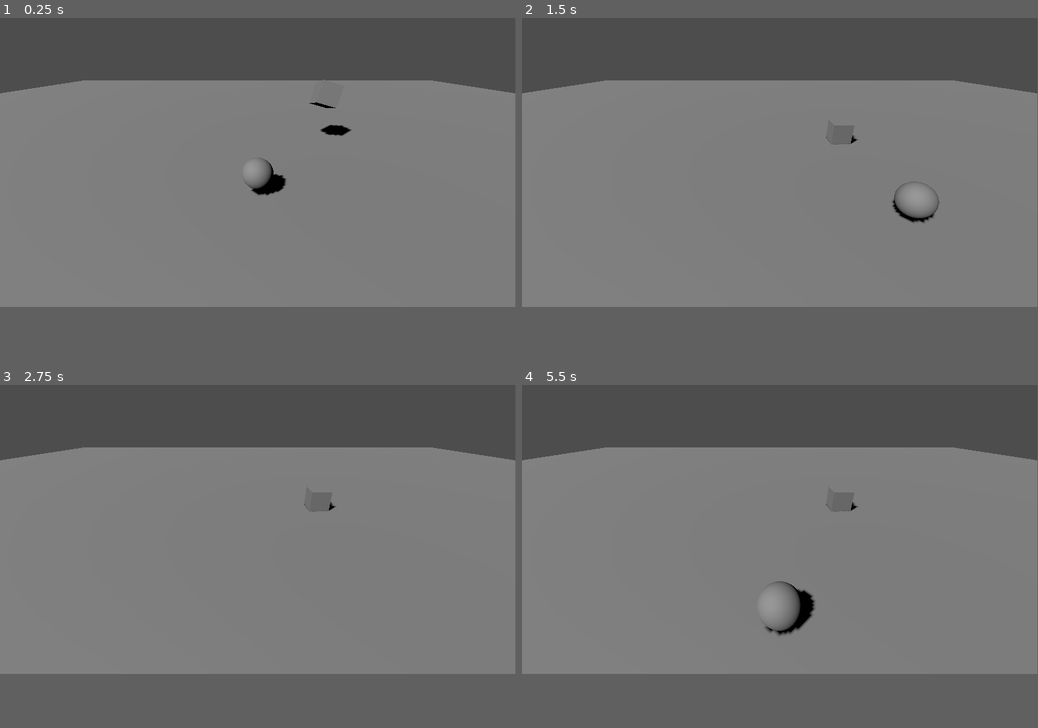
Above: before the commit, frames 1-4 (two rows, left to right).
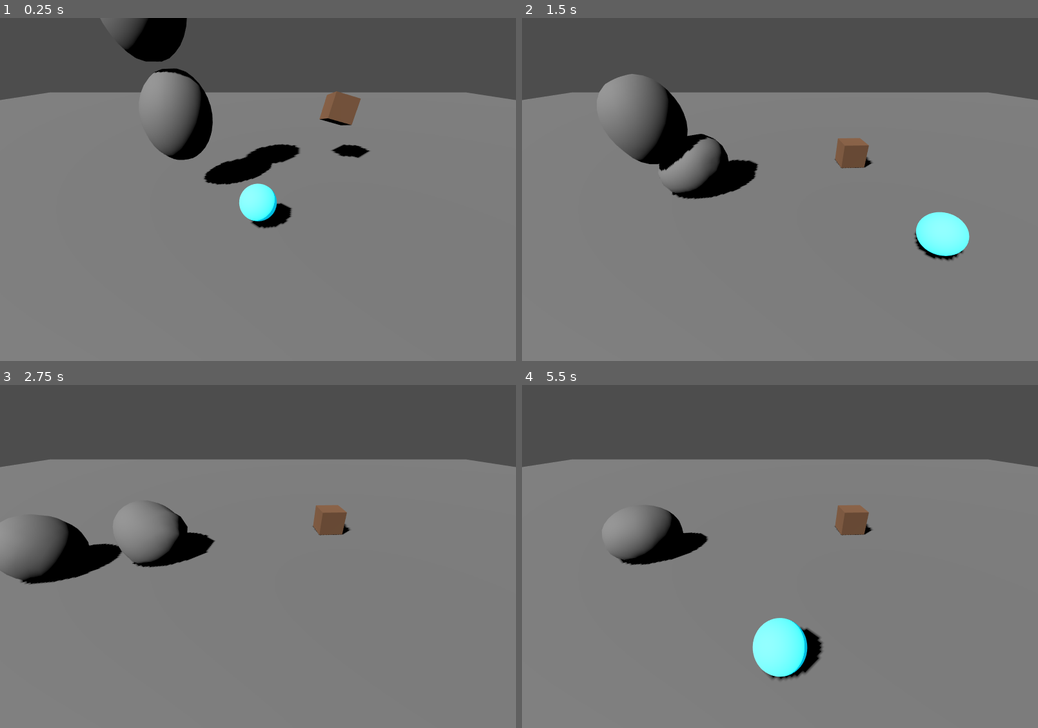
Above: after the commit, the same moments.

Repository: Unlimited-Development-Works/zorb-3
Game: Godot game, scene res://Scenes/test.tscn
The game is run twice, just before and just after one commit, with the same random seed, the same clock (stepped at 60 frames per second) and the same inputs.
Inputs:
- Up to frame 1 (0.25 s): no input
- Up to frame 2 (1.5 s): tap Enter (ui_accept) at 0.5, 0.77 s; hold Right (ui_right) 0.53-1.28 s; hold Down (ui_down) from 1.28 s (still down)
- Up to frame 3 (2.75 s): tap Enter (ui_accept) at 1.52 s; release Down (ui_down) at 2.03 s; hold Right (ui_right) from 2.03 s (still down)
- Up to frame 4 (5.5 s): release Right (ui_right) at 2.78 s; hold Up (ui_up) 2.78-3.53 s; tap Enter (ui_accept) at 3.02, 3.77, 4.52 s; hold Left (ui_left) 3.53-5.03 s; hold Down (ui_down) from 5.03 s (still down)
In our replay, the window is 799x449 before the commit and 800x533 after it. These sizes can differ from the game's own. Grey fills any space a smaller window leaves; there, only what the larger window draws over its background counts as a difference.

The runs differ from the first frame. In frame 1, 8.9% of the frame differs, in the area x 0-100%, y 0-62%; in frame 2, 8.5%; in frame 3, 7.3%; in frame 4, 7.5%.

Commit message:
add example soft bodies

Diff:
--- /dev/null
+++ b/Scenes/bobby.tscn
@@ -0,0 +1,19 @@
+[gd_scene load_steps=3 format=3 uid="uid://tdtfd0ptngjn"]
+
+[ext_resource type="ArrayMesh" uid="uid://dic1lik6uo6ch" path="res://Objects/zorb.obj" id="1_ig3sh"]
+
+[sub_resource type="SphereShape3D" id="SphereShape3D_pehn3"]
+radius = 0.845175
+
+[node name="Bobby" type="Node3D"]
+
+[node name="SoftBody3D" type="SoftBody3D" parent="."]
+mesh = ExtResource("1_ig3sh")
+total_mass = 1.01
+linear_stiffness = 0.1
+pressure_coefficient = 100.0
+
+[node name="RigidBody3D" type="RigidBody3D" parent="."]
+
+[node name="CollisionShape3D" type="CollisionShape3D" parent="RigidBody3D"]
+shape = SubResource("SphereShape3D_pehn3")
--- a/Scenes/box.tscn
+++ b/Scenes/box.tscn
@@ -1,8 +1,14 @@
-[gd_scene load_steps=3 format=3 uid="uid://2eh3nosun1t3"]
+[gd_scene load_steps=4 format=3 uid="uid://2eh3nosun1t3"]
 
 [sub_resource type="BoxShape3D" id="BoxShape3D_1gpe4"]
 
+[sub_resource type="StandardMaterial3D" id="StandardMaterial3D_ggnqi"]
+albedo_color = Color(0.688592, 0.492123, 0.354554, 1)
+metallic = 0.59
+metallic_specular = 0.53
+
 [sub_resource type="BoxMesh" id="BoxMesh_dsyfk"]
+material = SubResource("StandardMaterial3D_ggnqi")
 
 [node name="Box" type="RigidBody3D"]
 mass = 0.1
--- a/Scenes/test.tscn
+++ b/Scenes/test.tscn
@@ -1,7 +1,8 @@
-[gd_scene load_steps=5 format=3 uid="uid://chfby6taf7iy8"]
+[gd_scene load_steps=6 format=3 uid="uid://chfby6taf7iy8"]
 
 [ext_resource type="PackedScene" uid="uid://dcewyvm3lo1nu" path="res://Scenes/zorb.tscn" id="1_1jsm8"]
 [ext_resource type="PackedScene" uid="uid://2eh3nosun1t3" path="res://Scenes/box.tscn" id="2_ggj2q"]
+[ext_resource type="PackedScene" uid="uid://tdtfd0ptngjn" path="res://Scenes/bobby.tscn" id="3_iietq"]
 
 [sub_resource type="BoxShape3D" id="BoxShape3D_hcj3v"]
 size = Vector3(60, 2, 60)
@@ -33,3 +34,9 @@
 
 [node name="Box" parent="." instance=ExtResource("2_ggj2q")]
 transform = Transform3D(0.965926, 0.25, 0.0669873, -0.258819, 0.933013, 0.25, 0, -0.258819, 0.965926, 3.2692, 2.56261, -4.45823)
+
+[node name="Bobby" parent="." instance=ExtResource("3_iietq")]
+transform = Transform3D(1, 0, 0, 0, 1, 0, 0, 0, 1, -2.4271, 2.77652, -2.00379)
+
+[node name="Bobby" parent="Bobby" instance=ExtResource("3_iietq")]
+transform = Transform3D(1, 0, 0, 0, 1, 0, 0, 0, 1, -0.371567, 2.77652, 0.0667861)
--- a/Scenes/zorb.tscn
+++ b/Scenes/zorb.tscn
@@ -1,10 +1,18 @@
-[gd_scene load_steps=4 format=3 uid="uid://dcewyvm3lo1nu"]
+[gd_scene load_steps=5 format=3 uid="uid://dcewyvm3lo1nu"]
 
 [ext_resource type="Script" path="res://Scripts/Movement.gd" id="1_wtay1"]
 
 [sub_resource type="SphereShape3D" id="SphereShape3D_4akds"]
 
+[sub_resource type="StandardMaterial3D" id="StandardMaterial3D_2qmsi"]
+albedo_color = Color(0.678431, 1, 1, 1)
+metallic = 0.53
+roughness = 0.9
+emission_enabled = true
+emission = Color(3.08037e-06, 0.733235, 0.874191, 1)
+
 [sub_resource type="SphereMesh" id="SphereMesh_mg8o0"]
+material = SubResource("StandardMaterial3D_2qmsi")
 
 [node name="Zorb" type="CharacterBody3D"]
 script = ExtResource("1_wtay1")
--- a/project.godot
+++ b/project.godot
@@ -15,7 +15,19 @@
 config/features=PackedStringArray("4.3", "GL Compatibility")
 config/icon="res://icon.svg"
 
+[display]
+
+window/size/viewport_width=1800
+window/size/viewport_height=1200
+
+[physics]
+
+3d/physics_engine="JoltPhysics3D"
+
 [rendering]
 
 renderer/rendering_method="gl_compatibility"
 renderer/rendering_method.mobile="gl_compatibility"
+anti_aliasing/quality/msaa_2d=3
+anti_aliasing/quality/msaa_3d=3
+anti_aliasing/quality/screen_space_aa=1
Not shown, added: Objects/zorb.mtl
Not shown, added: Objects/zorb.obj
Not shown, added: Objects/zorb.obj.import
Not shown, added: godot-jolt/LICENSE.txt
Not shown, added: godot-jolt/THIRDPARTY.txt
Not shown, added: godot-jolt/android/libgodot-jolt_android-arm32.so
Not shown, added: godot-jolt/android/libgodot-jolt_android-arm32_editor.so
Not shown, added: godot-jolt/android/libgodot-jolt_android-arm64.so
Not shown, added: godot-jolt/android/libgodot-jolt_android-arm64_editor.so
Not shown, added: godot-jolt/android/libgodot-jolt_android-x64.so
Not shown, added: godot-jolt/android/libgodot-jolt_android-x64_editor.so
Not shown, added: godot-jolt/android/libgodot-jolt_android-x86.so
(and 20 more such lines)
